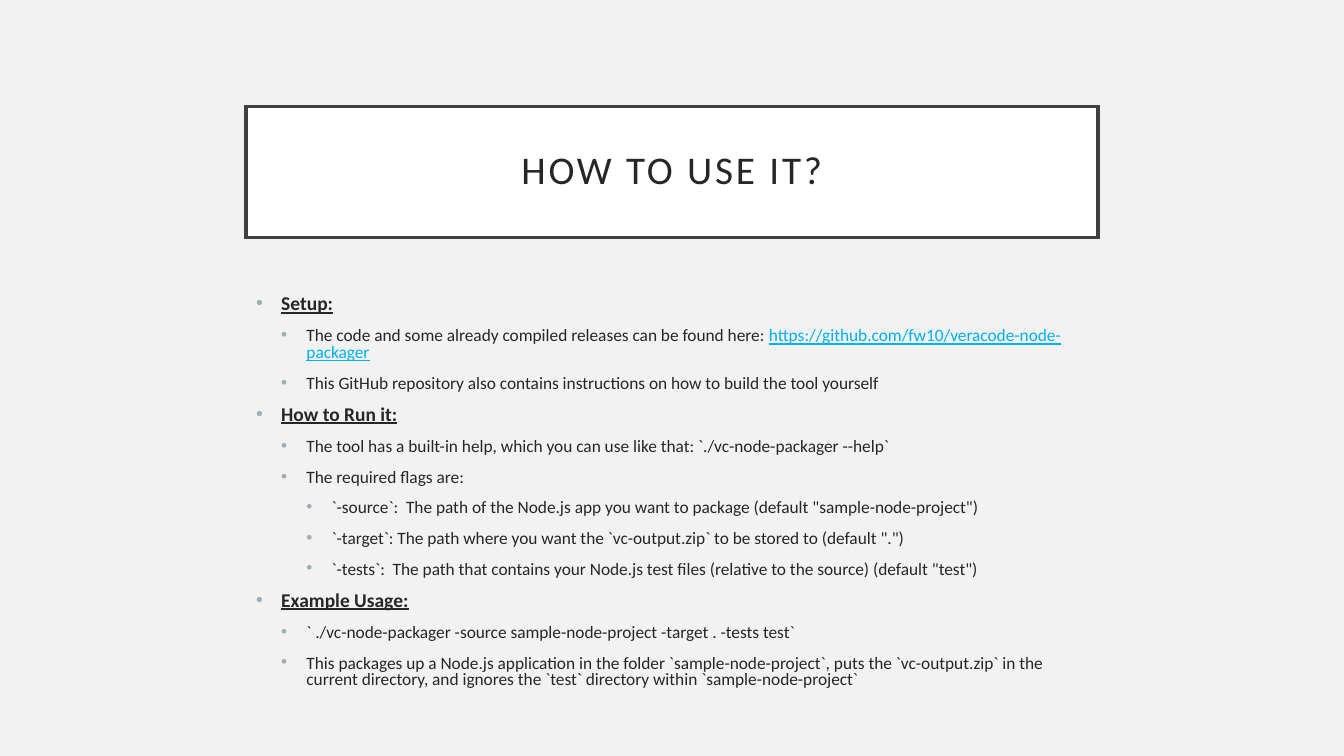
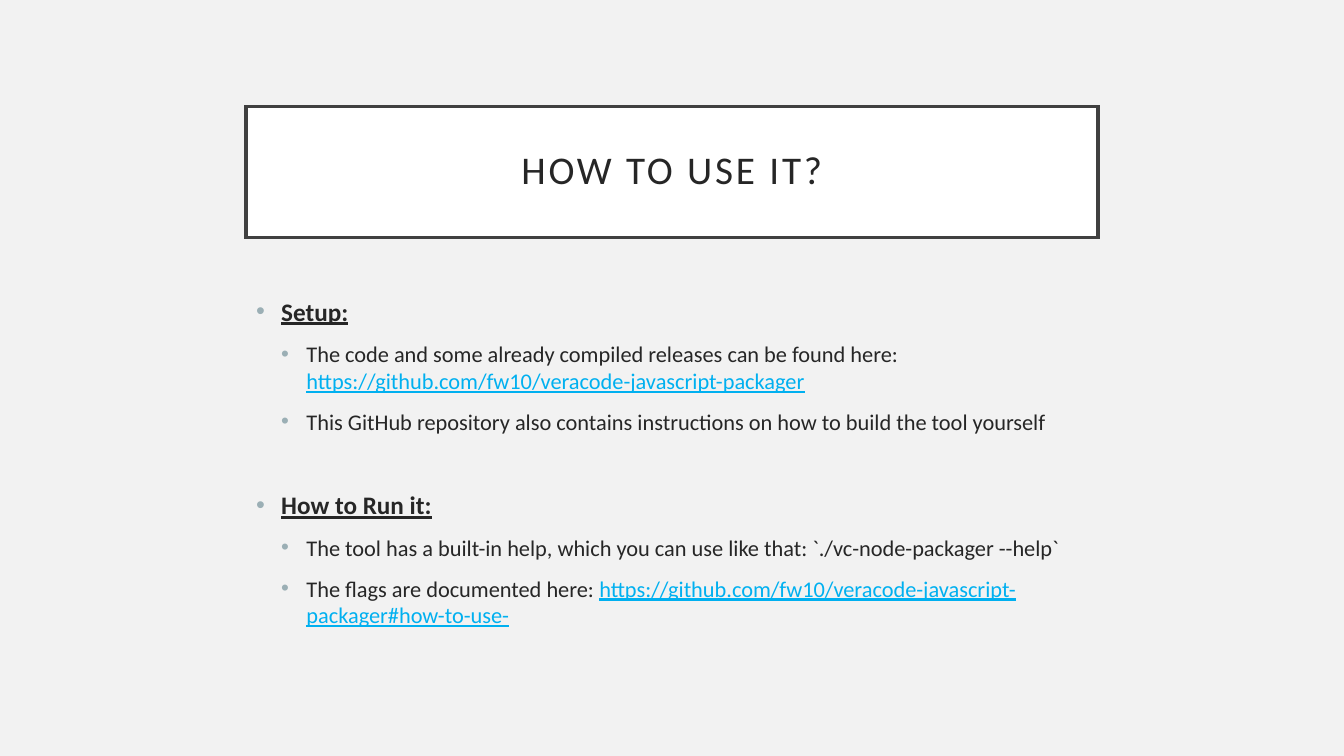
Before and after one commit to dub-flow/veracode-javascript-packager, a slide deck: slide 6 of demo.pptx. Drawn at 1344x756 pixels with LibreOffice and Linux fonts; fonts in the diff are those of the drawing. Boxes give left, top, right and bottom in pixels: in the first picture for what was removed or moved away, otherwise in the second. Text is boxed around its words. In the diff, an @@ line names an element or a change of style, - is before the commit and + after.

```diff
--- a/demo.pptx
+++ b/demo.pptx
@@ text at [281, 304, 1059, 560]: size 13.9 to 18 pt in "Setup:", "How to Run it:"; size 12.4 to 16 pt in "This GitHub repository also contains instructions on ...", "The tool has a built-in help, which ..."; line spacing 0.8 to 1 @@
@@ text at [306, 346, 897, 393]: text changed; size 12.4 to 16 pt @@
-  • The code and some already compiled releases can be found here: https://github.com/fw10/veracode-node-packager
+  • The code and some already compiled releases can be found here: https://github.com/fw10/veracode-javascript-packager
@@ text at [306, 581, 1015, 627]: text changed; size 12.4 to 16 pt; text colour #262626 to #00B0F0 @@
-  • The required flags are:
-    • `-source`: The path of the Node.js app you want to package (default "sample-node-project")
-    • `-target`: The path where you want the `vc-output.zip` to be stored to (default ".")
-    • `-tests`: The path that contains your Node.js test files (relative to the source) (default "test")
-• Example Usage:
-  • ` ./vc-node-packager -source sample-node-project -target . -tests test`
-  • This packages up a Node.js application in the folder `sample-node-project`, puts the `vc-output.zip` in the current directory, and ignores the `test` directory within `sample-node-project`
+  • The flags are documented here: https://github.com/fw10/veracode-javascript-packager#how-to-use-
```
Also in this commit, not shown: 5 other slides changed, 1 slide removed.
